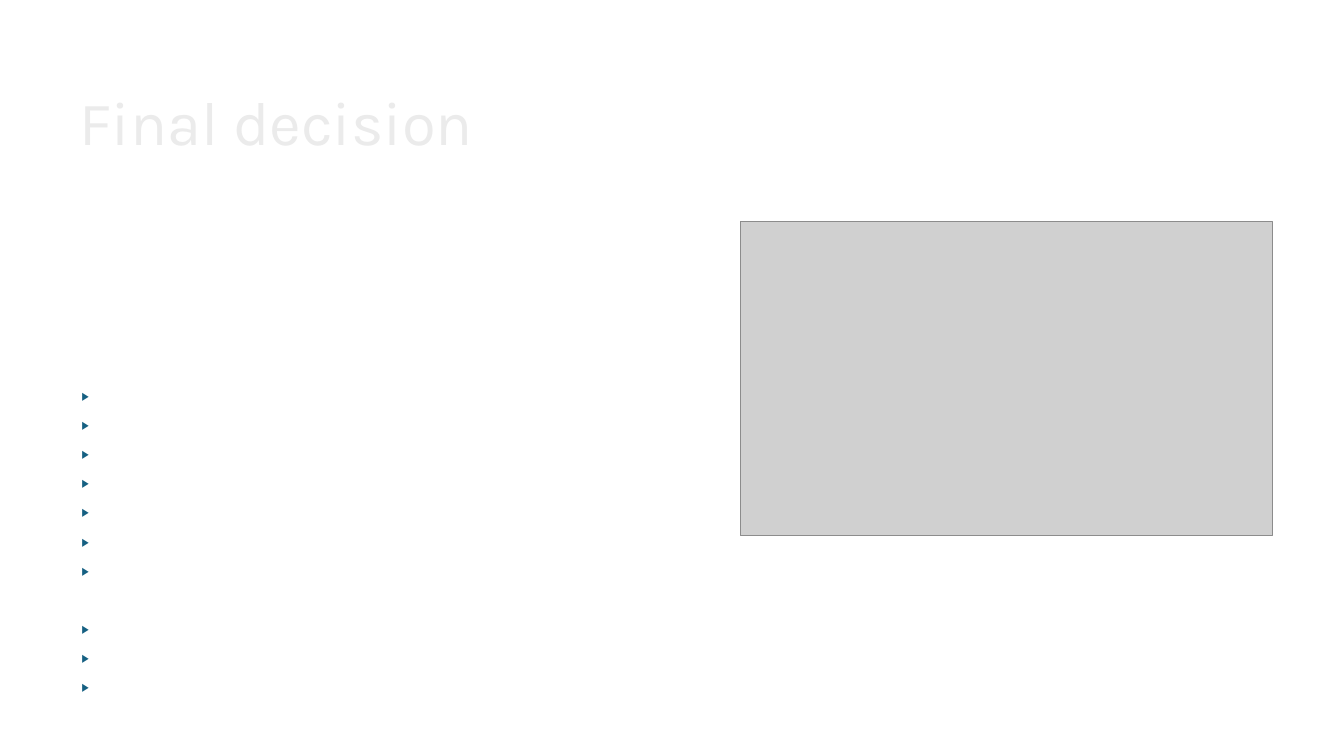
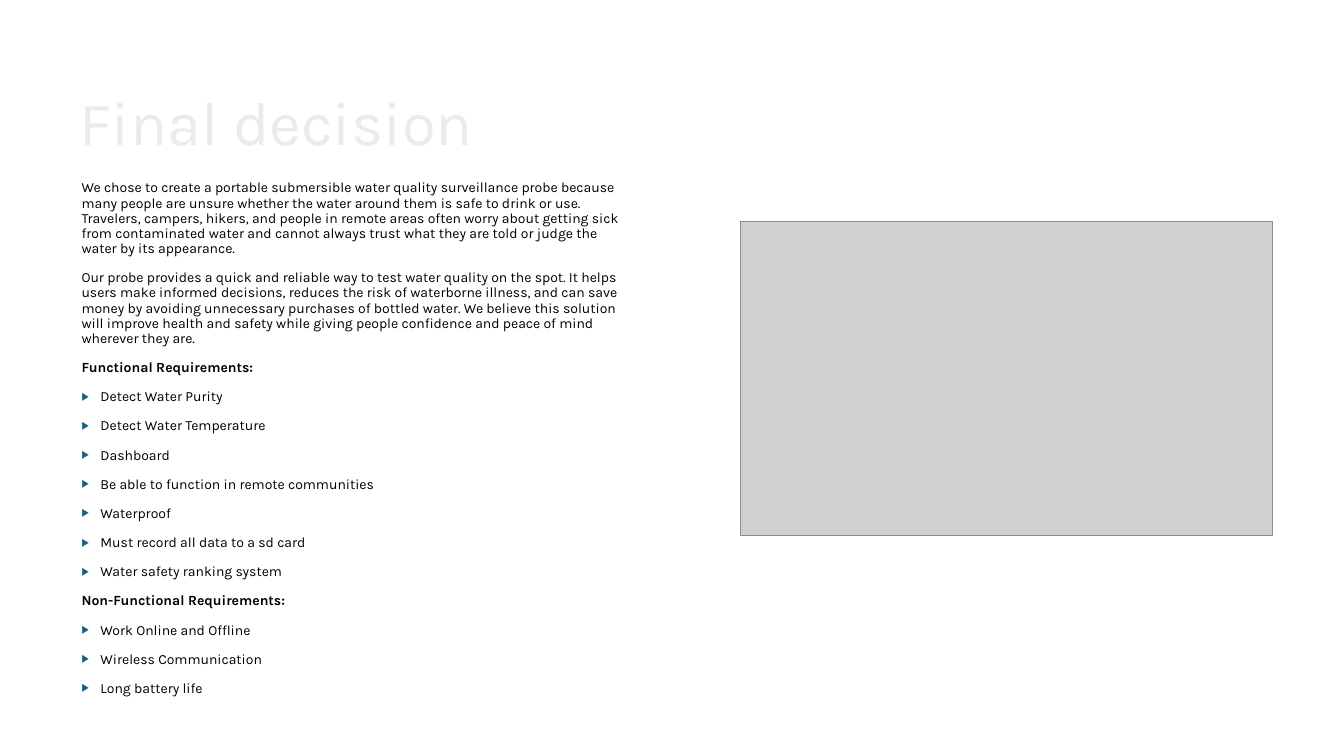
Before and after one commit to theneofan/SWQS_Version_Control, a slide deck: slide 6 of PowerPoint/SWQSPowerpoint.pptx. Drawn at 1344x756 pixels with LibreOffice and Linux fonts; fonts in the diff are those of the drawing; grey boxes stand for pictures. Boxes give left, top, right and bottom in pixels: in the first picture for what was removed or moved away, otherwise in the second. Text is boxed around its words. In the diff, an @@ line names an element or a change of style, - is before the commit and + after.

```diff
--- a/PowerPoint/SWQSPowerpoint.pptx
+++ b/PowerPoint/SWQSPowerpoint.pptx
@@ text added at [82,182,619,697], 10 pt, text #000000 @@
+We chose to create a portable submersible water quality surveillance probe because many people are unsure whether the water around them is safe to drink or use. Travelers, campers, hikers, and people in remote areas often worry about getting sick from contaminated water and cannot always trust what they are told or judge the water by its appearance.
+Our probe provides a quick and reliable way to test water quality on the spot. It helps users make informed decisions, reduces the risk of waterborne illness, and can save money by avoiding unnecessary purchases of bottled water. We believe this solution will improve health and safety while giving people confidence and peace of mind wherever they are.
+Functional Requirements:
+▶ Detect Water Purity
+▶ Detect Water Temperature
+▶ Dashboard
+▶ Be able to function in remote communities
+▶ Waterproof
+▶ Must record all data to a sd card
+▶ Water safety ranking system
+Non-Functional Requirements:
+▶ Work Online and Offline
+▶ Wireless Communication
+▶ Long battery life
```
Also in this commit, not shown: 1 other slide changed, 4 slides added, 1 slide removed.
